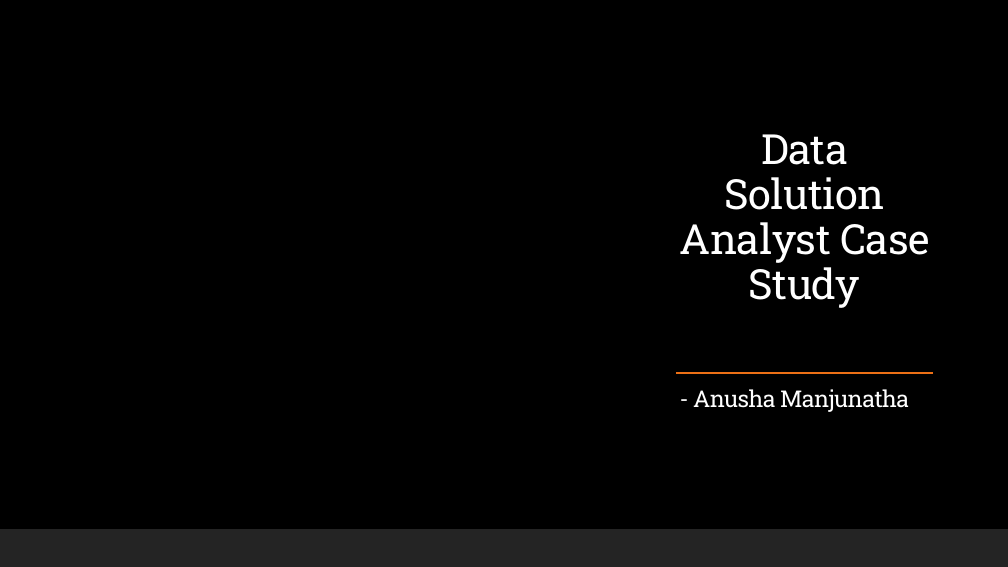
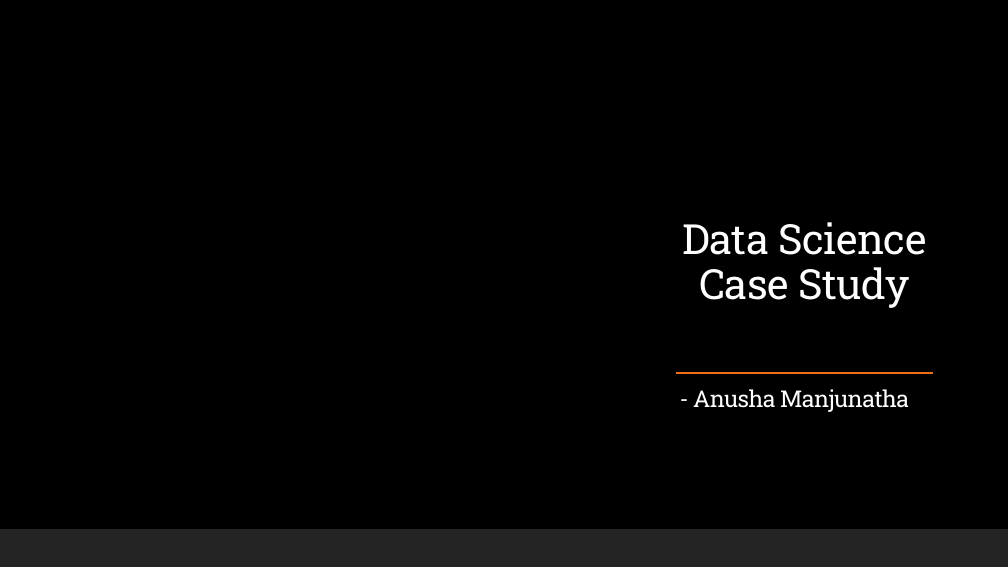
Before and after one commit to AnushaManjunath42/QL_Case_Study, a slide deck: slide 1 of DSA_CaseStudy_Anusha.pptx. Drawn at 1008x567 pixels with LibreOffice and Linux fonts; fonts in the diff are those of the drawing; background and template pictures are left out. Boxes give left, top, right and bottom in pixels: in the first picture for what was removed or moved away, otherwise in the second. Text is boxed around its words. In the diff, an @@ line names an element or a change of style, - is before the commit and + after.

```diff
--- a/DSA_CaseStudy_Anusha.pptx
+++ b/DSA_CaseStudy_Anusha.pptx
@@ title at (682, 222, 927, 308): text changed @@
-Data Solution Analyst Case Study
+Data Science Case Study
```
Also in this commit, not shown: 11 other slides changed, 1 slide added, 1 slide removed.
